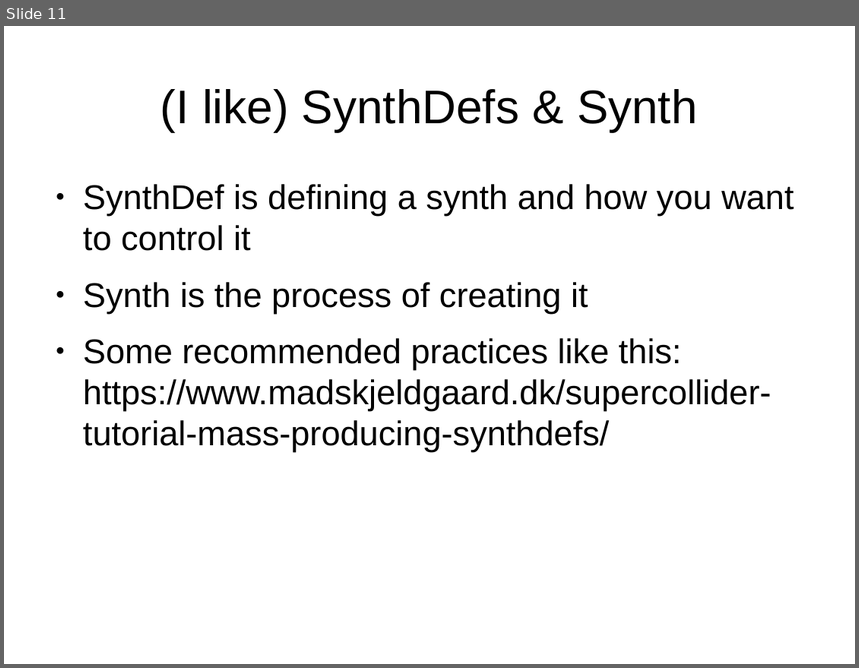
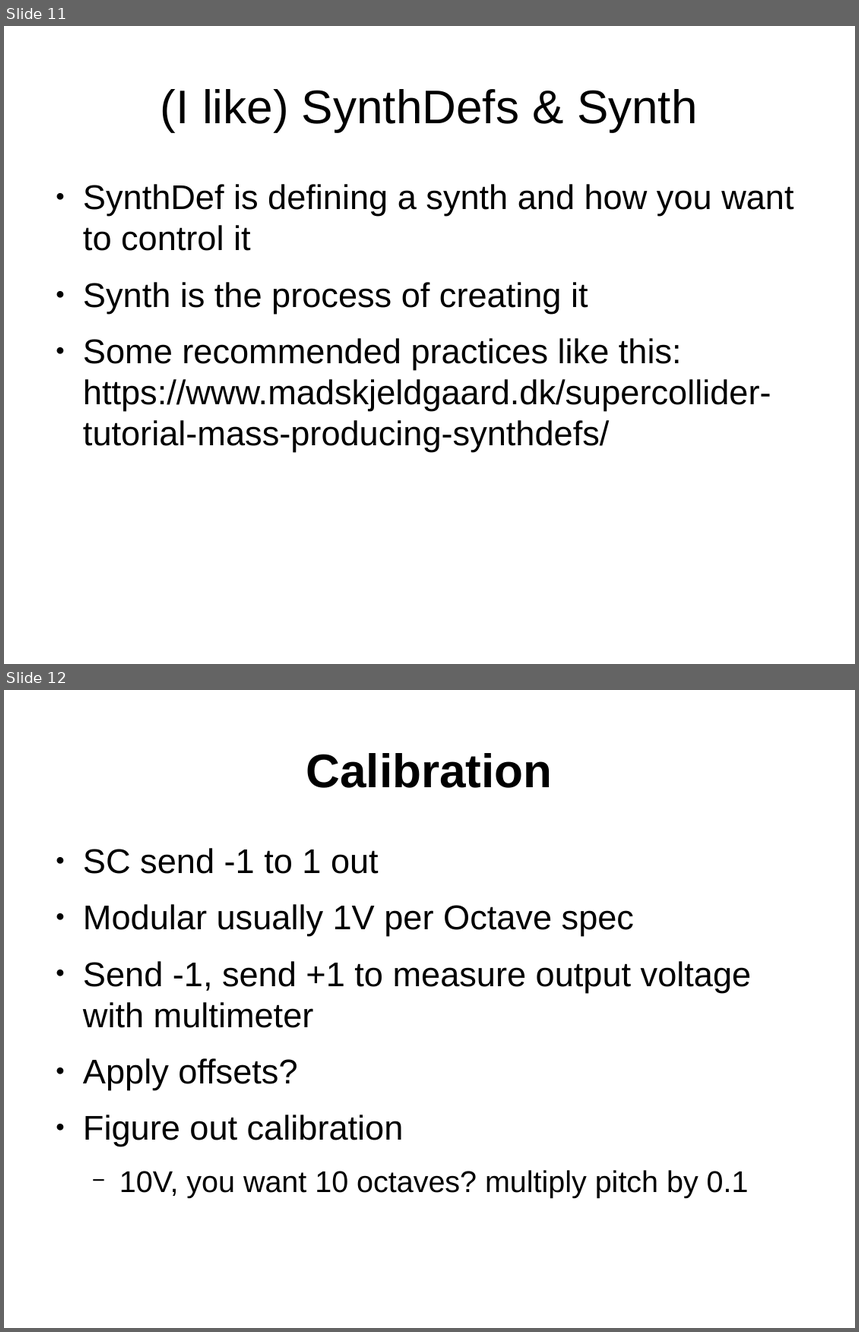
Before and after one commit to adadu/ctrlModularsSC, a slide deck: ctrlModularsSC_patchwerks2019sept7.odp. Shown one above the other, each under a label of ours: slide 11 before the commit, slides 11 and 12 after it. The pictures are 859x668 and 859x1332 pixels, drawn with LibreOffice and Linux fonts; fonts in the diff are those of the drawing. Boxes give left, top, right and bottom in pixels: in the first picture for what was removed or moved away, otherwise in the second. Text is boxed around its words. In the diff, an @@ line names an element or a change of style, - is before the commit and + after.

```diff
--- a/ctrlModularsSC_patchwerks2019sept7.odp
+++ b/ctrlModularsSC_patchwerks2019sept7.odp
@@ slide 12 added at (4,690,855,1328), background #FFFFFF @@
@@ title added at (306,753,553,788), 44 pt, text #000000, bold @@
+Calibration
@@ text added at (83,848,752,1198), 32 pt, text #000000 @@
+● SC send -1 to 1 out
+● Modular usually 1V per Octave spec
+● Send -1, send +1 to measure output voltage with multimeter
+● Apply offsets?
+● Figure out calibration
+  − 10V, you want 10 octaves? multiply pitch by 0.1
```
Also in this commit, not shown: 1 other slide added, 1 slide removed.
